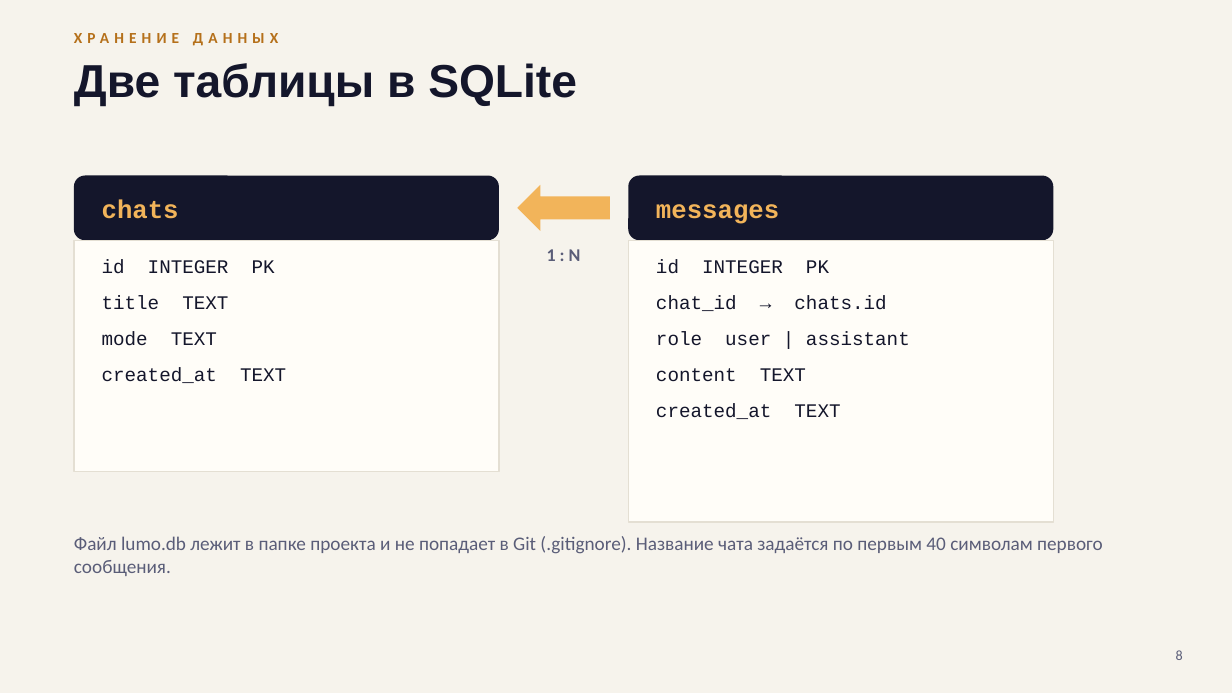
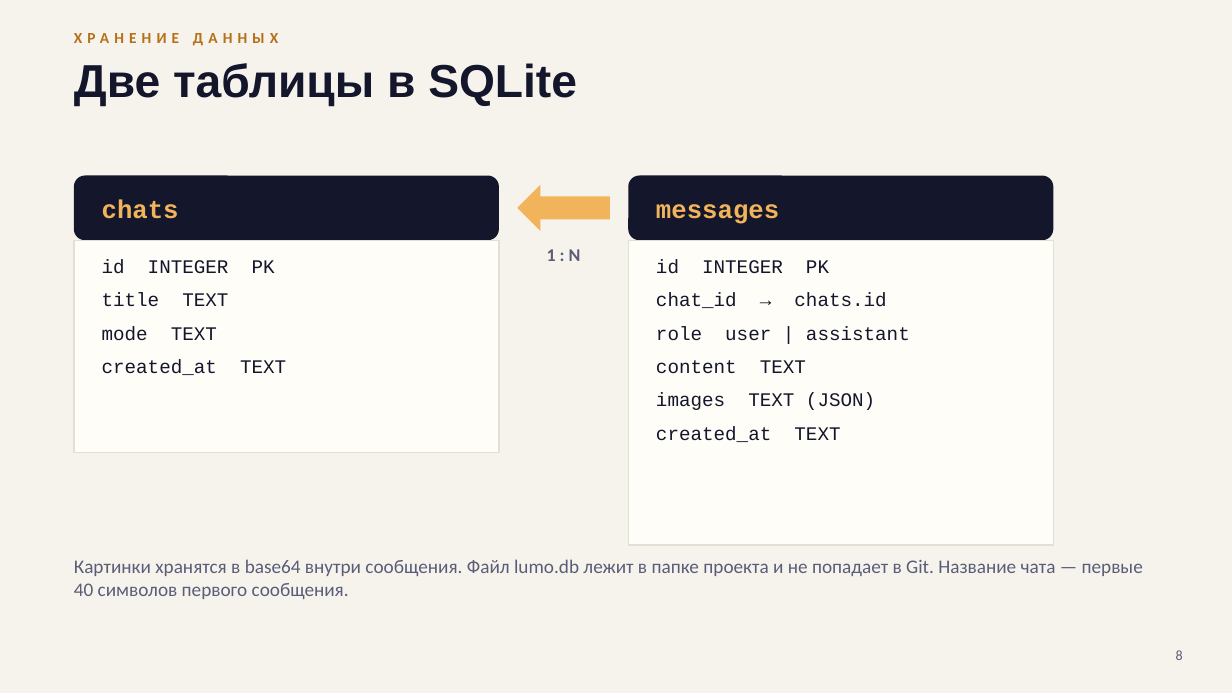
Before and after one commit to surnova2703/lumelle, a slide deck: slide 8 of docs/Lumo_AI_tech_RU.pptx. Drawn at 1232x693 pixels with LibreOffice and Linux fonts; fonts in the diff are those of the drawing. Boxes give left, top, right and bottom in pixels: in the first picture for what was removed or moved away, otherwise in the second. Text is boxed around its words. In the diff, an @@ line names an element or a change of style, - is before the commit and + after.

Commit message:
Technical presentation in English; decks updated with images feature

```diff
--- a/docs/Lumo_AI_tech_RU.pptx
+++ b/docs/Lumo_AI_tech_RU.pptx
@@ rectangle: place and size @@
-rectangle at (74, 240, 499, 471)
+rectangle at (74, 240, 499, 453)
@@ text "id INTEGER PK" at (102, 259, 286, 375): less space between paragraphs @@
@@ rectangle: place and size @@
-rectangle at (628, 240, 1054, 522)
+rectangle at (628, 240, 1054, 545)
@@ text at (656, 259, 910, 442): less space between paragraphs @@
@@ text at (656, 393, 875, 410): paragraph added @@
+images TEXT (JSON)
@@ text at (74, 559, 1143, 599): text changed @@
-Файл lumo.db лежит в папке проекта и не попадает в Git (.gitignore). Название чата задаётся по первым 40 символам первого сообщения.
+Картинки хранятся в base64 внутри сообщения. Файл lumo.db лежит в папке проекта и не попадает в Git. Название чата — первые 40 символов первого сообщения.
```
Also in this commit, not shown: 9 other slides changed, 38 other files.
